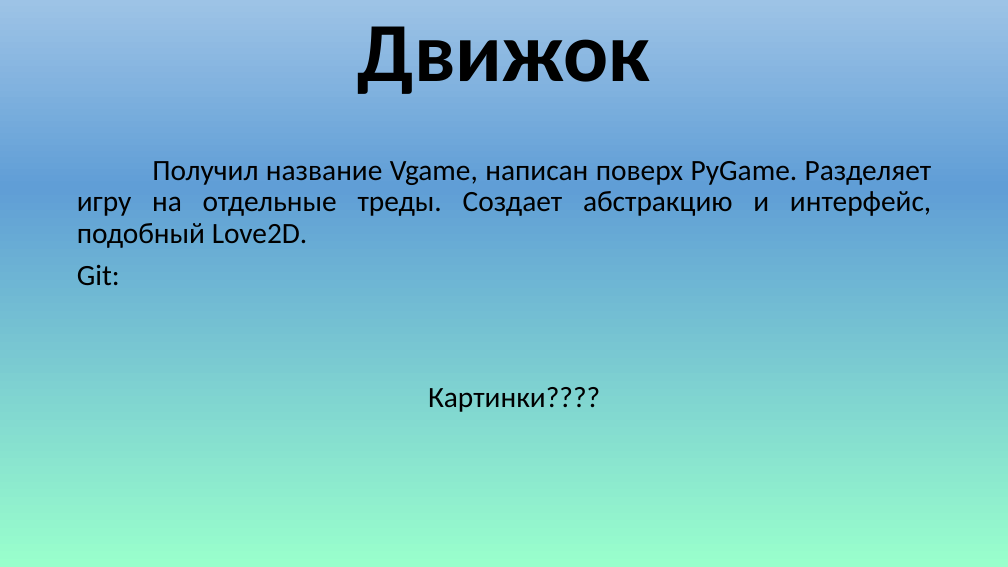
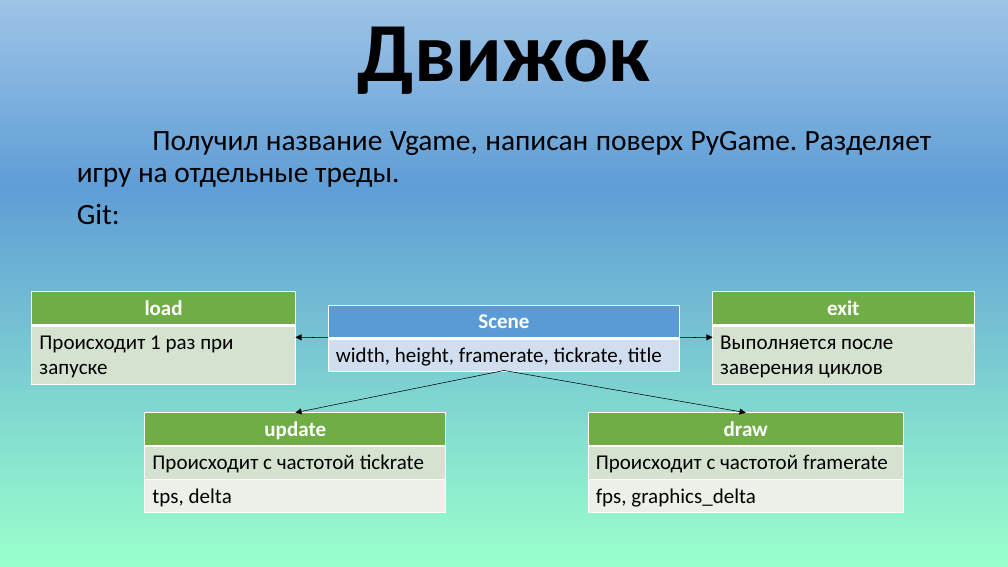
Before and after one commit to Virashu/danmaku, a slide deck: slide 4 of docs/presentation.pptx (slide 3 before the commit). Drawn at 1008x567 pixels with LibreOffice and Linux fonts; fonts in the diff are those of the drawing. Boxes give left, top, right and bottom in pixels: in the first picture for what was removed or moved away, otherwise in the second. Text is boxed around its words. In the diff, an @@ line names an element or a change of style, - is before the commit and + after.

```diff
--- a/docs/presentation.pptx
+++ b/docs/presentation.pptx
@@ text "Получил название Vgame, написан поверх ...": place and size @@
-text "Получил название Vgame, написан поверх ..." at [77,161,931,285]
+text "Получил название Vgame, написан поверх ..." at [77,131,931,224]
@@ text at [77,131,931,187]: text changed @@
-Получил название Vgame, написан поверх PyGame. Разделяет игру на отдельные треды. Создает абстракцию и интерфейс, подобный Love2D.
+Получил название Vgame, написан поверх PyGame. Разделяет игру на отдельные треды.
@@ table added at [32,292,295,383], 2 rows, 1 columns @@
+load
+Происходит 1 раз при запуске
@@ table added at [713,292,975,383], 2 rows, 1 columns @@
+exit
+Выполняется после заверения циклов
@@ table added at [328,305,680,371], 2 rows, 1 columns @@
+Scene
+width, height, framerate, tickrate, title
@@ arrow added from (328, 338) to (296, 337), #000000 0.5 pt @@
@@ arrow added from (680, 338) to (713, 337), #000000 0.5 pt @@
@@ arrow added from (504, 371) to (296, 413), #000000 0.5 pt @@
@@ text removed at [428,387,600,412] @@
-Картинки????
@@ arrow added from (504, 371) to (746, 413), #000000 0.5 pt @@
@@ table added at [145,413,446,511], 3 rows, 1 columns @@
+update
+Происходит с частотой tickrate
+tps, delta
@@ table added at [588,413,904,511], 3 rows, 1 columns @@
+draw
+Происходит с частотой framerate
+fps, graphics_delta
```
Also in this commit, not shown: 2 other slides changed, 3 slides added, 3 other files.
